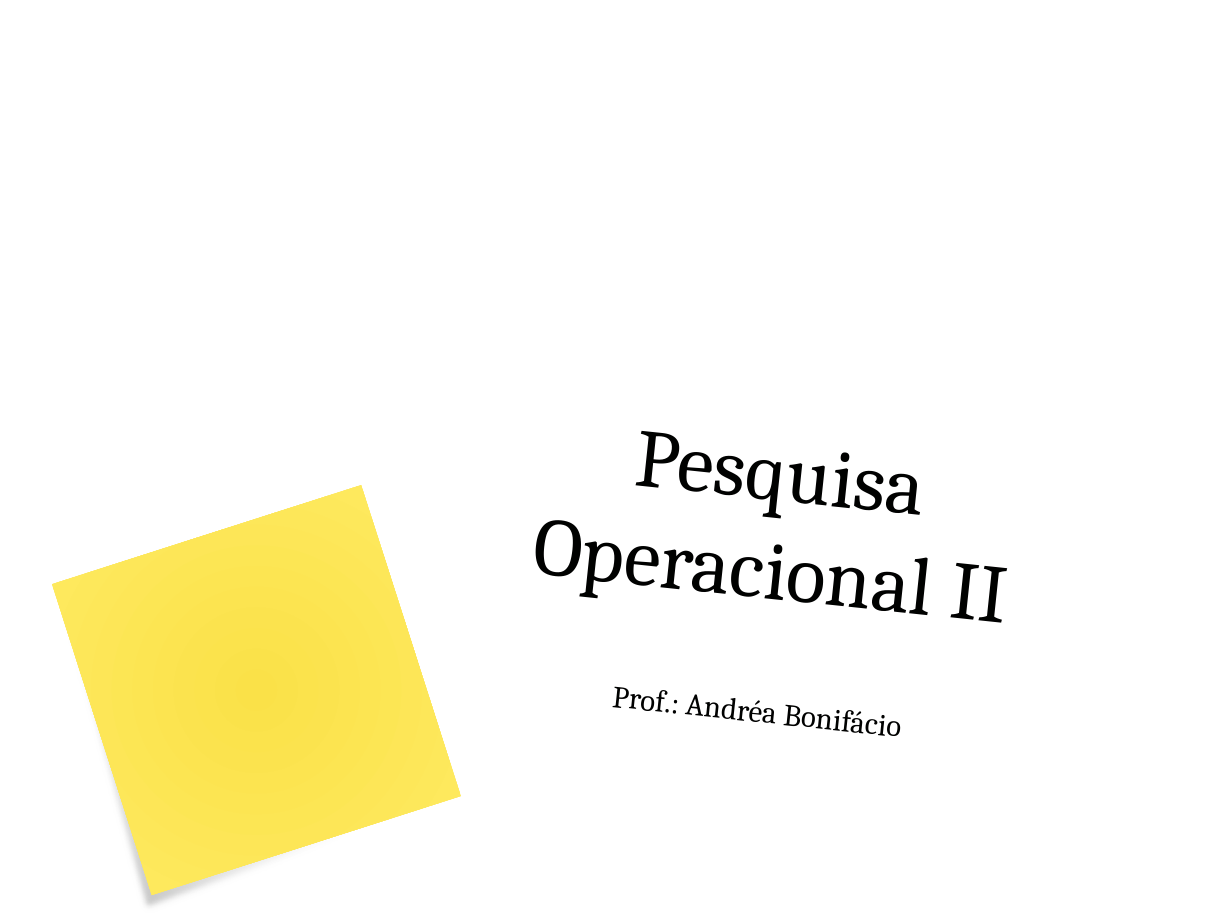
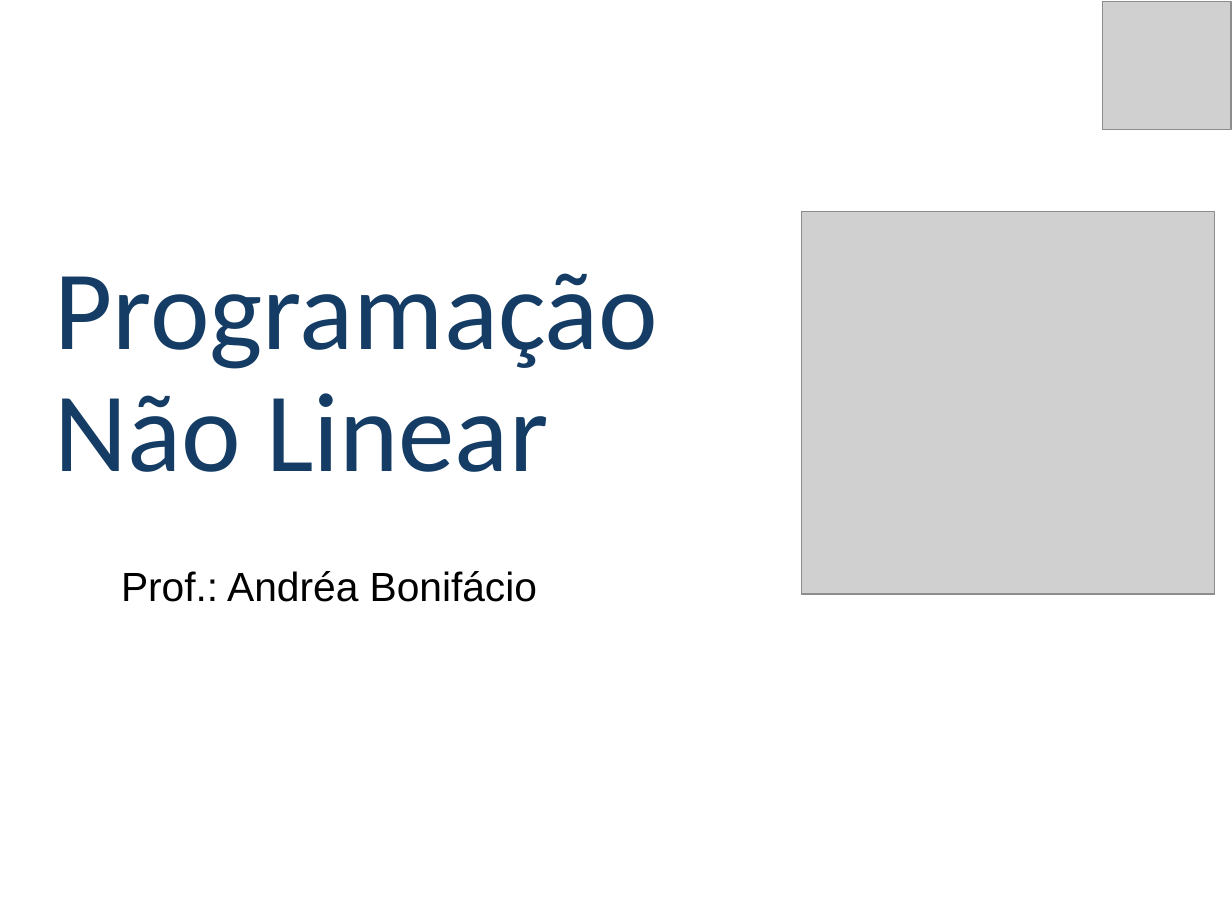
Before and after one commit to poparatodos/Pesquisa-Operacional-Para-Todos, a slide deck: slide 1 of assets/slides/po2/Programação Não Linear.pptx. Drawn at 1232x924 pixels with LibreOffice and Linux fonts; fonts in the diff are those of the drawing; grey boxes stand for pictures; background and template pictures are left out. Boxes give left, top, right and bottom in pixels: in the first picture for what was removed or moved away, otherwise in the second. Text is boxed around its words. In the diff, an @@ line names an element or a change of style, - is before the commit and + after.

```diff
--- a/assets/slides/po2/Programação Não Linear.pptx
+++ b/assets/slides/po2/Programação Não Linear.pptx
@@ picture added at box(1103, 1, 1231, 129) @@
@@ picture added at box(802, 212, 1215, 595) @@
@@ title added at box(54, 273, 658, 472), 66 pt, text #143C64 @@
+Programação Não Linear
@@ title removed at box(531, 431, 1004, 623) @@
-Pesquisa Operacional II
@@ subtitle "Prof.: Andréa Bonifácio": place and size @@
-subtitle "Prof.: Andréa Bonifácio" at box(612, 686, 901, 736)
+subtitle "Prof.: Andréa Bonifácio" at box(121, 571, 537, 602)
@@ subtitle "Prof.: Andréa Bonifácio" at box(121, 571, 537, 602): size 18 to 23.8 pt, font Cambria to Arial, text colour #000100 to #000000; line spacing 1 to 0.8; rotation 6 to 0 degrees @@
@@ freeform shape removed at box(42, 499, 453, 913) @@
@@ rectangle removed at box(51, 486, 460, 895) @@
```
Also in this commit, not shown: 31 other slides changed, 11 other files.
